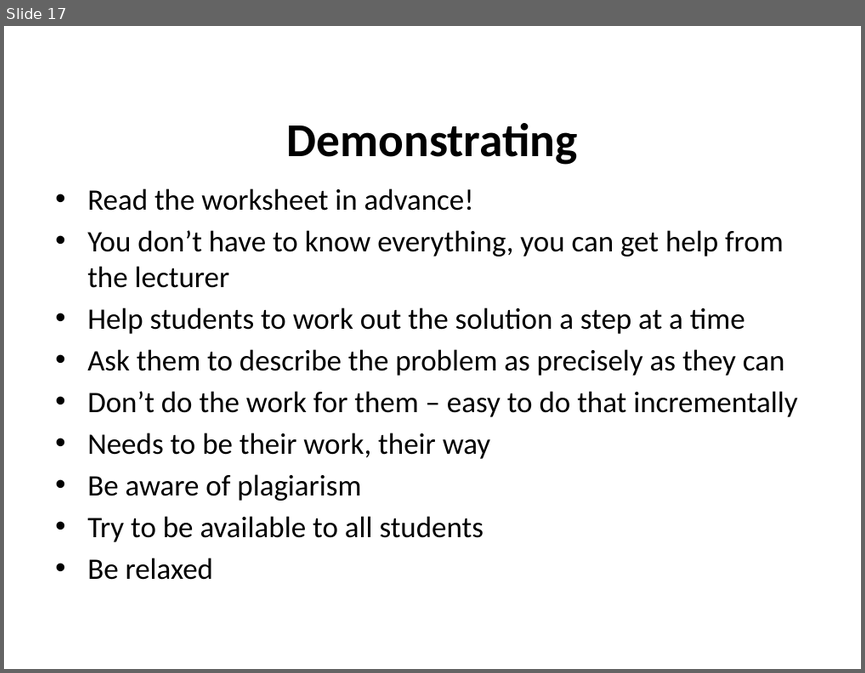
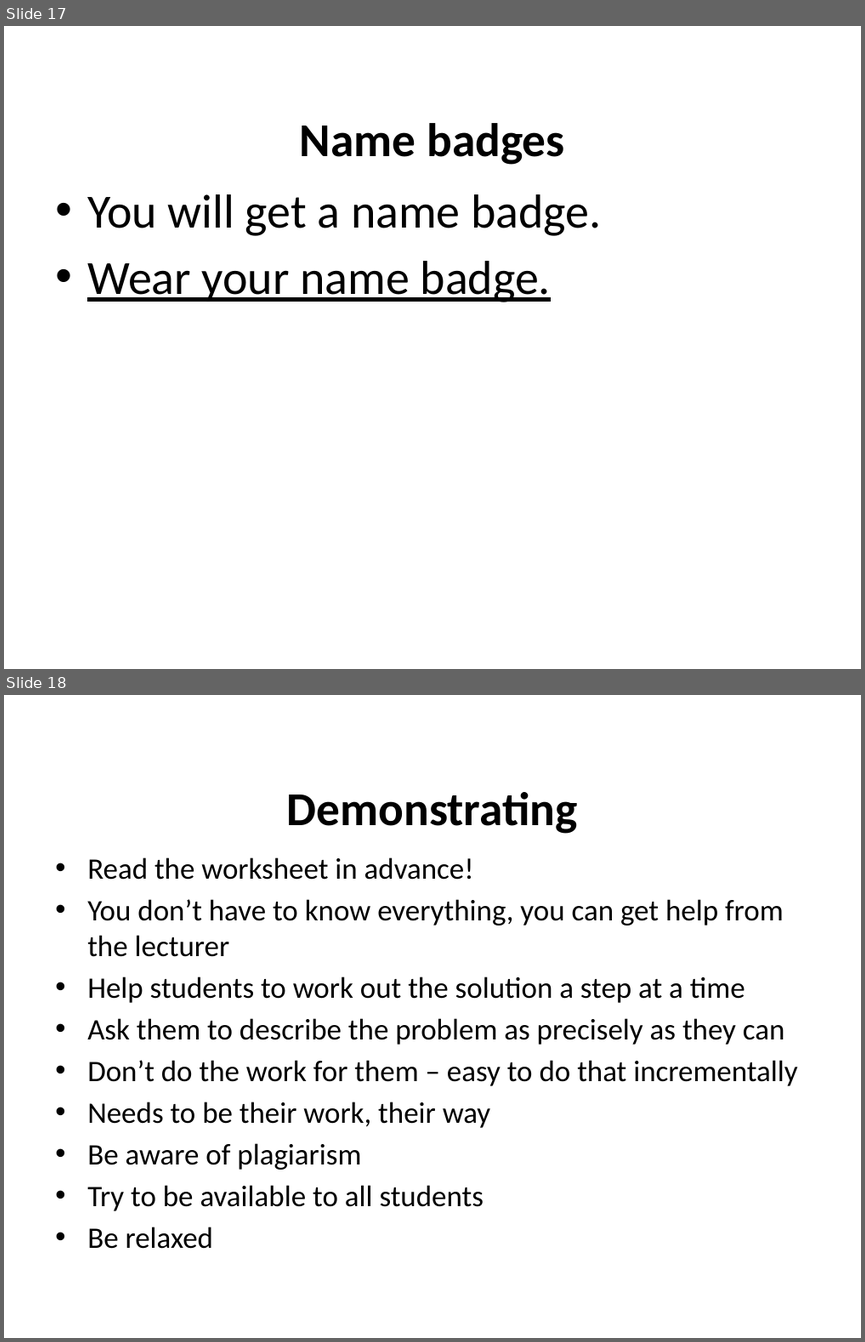
Before and after one commit to jimfinnis/jcf12, a slide deck: static/downloads/dem.pptx. Shown one above the other, each under a label of ours: slide 17 before the commit, slides 17 and 18 after it. The pictures are 865x673 and 865x1342 pixels, drawn with LibreOffice and Linux fonts; fonts in the diff are those of the drawing; background and template pictures are left out. Boxes give left, top, right and bottom in pixels: in the first picture for what was removed or moved away, otherwise in the second. Text is boxed around its words. In the diff, an @@ line names an element or a change of style, - is before the commit and + after.

```diff
--- a/static/downloads/dem.pptx
+++ b/static/downloads/dem.pptx
@@ slide 17 added at [4, 26, 861, 669], background picture (left out) @@
@@ title added at [300, 123, 564, 165], 39.6 pt, text #000000, bold @@
+Name badges
@@ text added at [87, 194, 601, 302], 40 pt, text #000000 @@
+• You will get a name badge.
+• Wear your name badge.
@@ what was slide 17 is now slide 18 @@
```
Also in this commit, not shown: 1 slide changed, 1 other slide added, 1 slide removed, 4 other files.
